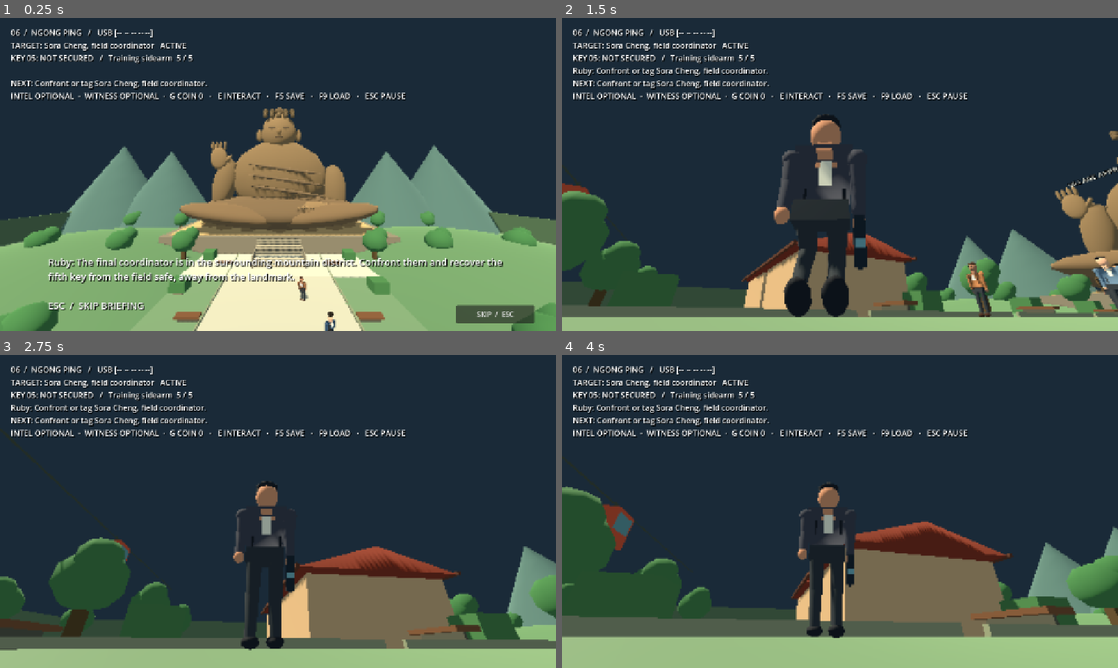
Above: before the commit, frames 1-4 (two rows, left to right).
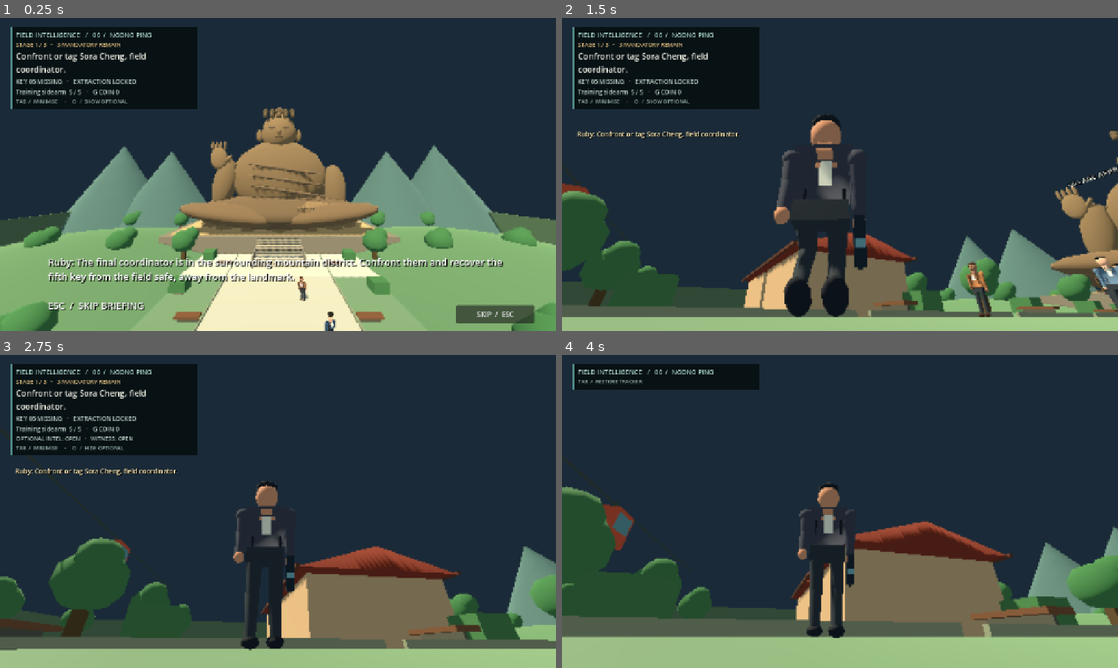
Above: after the commit, the same moments.

Repository: CoolgamerProXD/Stealty-Assasin-redesigned-computing-machine-Beta
Game: Godot game, scene res://scenes/mission_ngong_ping.tscn
Same seed, same stepped clock (60 frames per second), same inputs: the game is played once before the commit and once after it. This scene is started directly instead of the project's main scene.
Inputs (mouse positions are in pixels of both pictures, inside the frame that each line leads up to):
- Up to frame 1 (0.25 s): no input
- Up to frame 2 (1.5 s): click "SKIP / ESC" at 0.5 s; tap Enter at 1.25 s; move the mouse to (867, 174) at 1.27 s; hold W (move_forward) from 1.28 s (still down); hold C (crouch) from 1.28 s (still down); click (867, 174) at 1.42 s
- Up to frame 3 (2.75 s): keep holding W (move_forward); tap Tab at 1.55, 2.1 s; move the mouse to (250, 511) at 2.02 s; release C (crouch) at 2.03 s; click (250, 511) at 2.17 s; tap O at 2.3 s
- Up to frame 4 (4 s): keep holding W (move_forward); move the mouse to (851, 505) at 2.77 s; hold C (crouch) 2.78-3.53 s; tap O at 2.85 s; click (851, 505) at 2.92 s; move the mouse to (834, 517) at 3.52 s; right-click (834, 517) at 3.6 s; click (834, 517) at 3.67 s; tap Tab at 3.8 s

The runs differ from the first frame. In frame 1, 8.5% of the frame differs, in the area x 1-73%, y 2-30%; in frame 2, 8.7%; in frame 3, 9.6%, in the area x 1-73%, y 2-39%; in frame 4, 4.9%.

Commit message:
Replace Hong Kong objective text with compact intelligence tracker [windows]
Co-authored-by: arena-agent <297053741+arena-agent@users.noreply.github.com>

Diff:
--- a/scripts/missions/hong_kong_operation.gd
+++ b/scripts/missions/hong_kong_operation.gd
@@ -16,7 +16,7 @@
 var uniform_found: bool = false
 var intel_found: bool = false
 var exit_marker: Node3D
-var hud: Label
+var hud: Control
 var fps_label: Label
 var briefing: Label
 var skip_button: Button
@@ -182,14 +182,8 @@
 func _build_ui() -> void:
  var canvas := CanvasLayer.new()
  add_child(canvas)
- hud = Label.new()
+ hud = preload("res://scripts/ui/mission_tracker.gd").new()
  hud.position = Vector2(24,20)
- hud.size = Vector2(1200,220)
- hud.autowrap_mode = TextServer.AUTOWRAP_WORD_SMART
- hud.add_theme_font_size_override("font_size", 18)
- hud.add_theme_color_override("font_shadow_color", Color.BLACK)
- hud.add_theme_constant_override("shadow_offset_x", 2)
- hud.add_theme_constant_override("shadow_offset_y", 2)
  canvas.add_child(hud)
  fps_label = Label.new()
  fps_label.position = Vector2(1120,20)
@@ -317,7 +311,9 @@
 # intel never participate in this decision.
 func _next_objective() -> String:
  if not target_complete: return "Confront or tag " + str(config["target"]) + "."
- if not key_secured: return str(config["clue"])
+ if not key_secured:
+  if operation_id == "tung_chung" and target_complete: return "Recover Key 01 from the concourse."
+  return str(config["clue"])
  if operation_id == "tung_chung":
   if not escape_seen: return "Watch the courier's escape."
   if train_stage == "station": return "Walk through the open platform door to board the train."
@@ -357,14 +353,15 @@
   if train_contact and not train_contact_complete: train_contact.person.animate_motion(delta, 0.0)
  var entry := Campaign.progress.mission(operation_id)
  var key_id := str(entry.get("key_id", ""))
- var keys: Array[String] = []
- for i: int in range(1,6):
-  var id := "key_%02d" % i
-  keys.append("%02d" % i if Campaign.progress.recovered_keys.has(id) else "--")
+ var total := 5 if operation_id == "tung_chung" else 3
+ var remaining := int(not target_complete) + int(not key_secured) + 1
+ if operation_id == "tung_chung": remaining += int(train_stage == "station") + int(not train_contact_complete)
+ var current := total - remaining + 1
+ var extraction := "AVAILABLE" if remaining == 1 else "LOCKED"
  var equipment_text := Campaign.item_label(player.equipment.selected)
  if player.equipment.selected == "training_sidearm": equipment_text += "  %d / 5" % player.equipment.charges
  else: equipment_text += "  /  Q USE"
- hud.text = "%s   /   USB [%s]\nTARGET: %s   %s\n%s: %s   /   %s\n%s\nNEXT: %s\nINTEL %s  ·  WITNESS %s  ·  G COIN %d   ·   E INTERACT   ·   F5 SAVE   ·   F9 LOAD   ·   ESC PAUSE" % [entry.get("name", operation_id), " ".join(keys), config["target"], "COMPLETE" if target_complete else "ACTIVE", key_id.to_upper().replace("_", " "), "SECURED" if key_secured else "NOT SECURED", equipment_text, message, _next_objective(), "SECURED" if intel_found else "OPTIONAL", "SPOKEN" if witness_found else "OPTIONAL", player.equipment.coins_remaining]
+ hud.call("set_state", str(entry.get("name", operation_id)), "STAGE %d / %d   ·   %d MANDATORY REMAIN" % [current,total,remaining], _next_objective(), "%s %s   ·   EXTRACTION %s\n%s   ·   G COIN %d" % [key_id.to_upper().replace("_", " "), "SECURED" if key_secured else "MISSING", extraction, equipment_text, player.equipment.coins_remaining], "OPTIONAL INTEL: %s   ·   WITNESS: %s" % ["SECURED" if intel_found else "OPEN", "SPOKEN" if witness_found else "OPEN"], message)
  reticle.visible = player.aiming and not intro_active and not extraction_active
  fps_label.visible = bool(Campaign.settings["show_fps"])
  if fps_label.visible: fps_label.text = "%d FPS" % Engine.get_frames_per_second()
--- /dev/null
+++ b/scripts/ui/mission_tracker.gd
@@ -0,0 +1,102 @@
+extends Control
+## Compact mission intelligence tracker. Tab minimizes; O toggles optional
+## objectives. Notifications expire independently of the persistent tracker.
+var panel: PanelContainer
+var heading: Label
+var stage: Label
+var objective: Label
+var status: Label
+var optional: Label
+var hint: Label
+var notice: Label
+var collapsed := false
+var show_optional := false
+var last_notice := ""
+var notice_remaining := 0.0
+
+func _ready() -> void:
+ size = Vector2(450, 285)
+ mouse_filter = Control.MOUSE_FILTER_IGNORE
+ panel = PanelContainer.new()
+ panel.position = Vector2.ZERO
+ panel.size = Vector2(430, 0)
+ var style := StyleBoxFlat.new()
+ style.bg_color = Color(0.025,0.055,0.065,0.90)
+ style.border_color = Color(0.34,0.58,0.57,0.9)
+ style.border_width_left = 3
+ style.content_margin_left = 12
+ style.content_margin_right = 12
+ style.content_margin_top = 8
+ style.content_margin_bottom = 8
+ panel.add_theme_stylebox_override("panel",style)
+ add_child(panel)
+ var stack := VBoxContainer.new()
+ stack.custom_minimum_size.x = 402
+ stack.add_theme_constant_override("separation", 3)
+ panel.add_child(stack)
+ heading = _label(stack, 15, Color(0.66,0.82,0.78))
+ stage = _label(stack, 13, Color(0.84,0.72,0.48))
+ objective = _label(stack, 19, Color(0.96,0.96,0.91))
+ objective.autowrap_mode = TextServer.AUTOWRAP_WORD_SMART
+ status = _label(stack, 14, Color(0.75,0.83,0.80))
+ status.autowrap_mode = TextServer.AUTOWRAP_WORD_SMART
+ optional = _label(stack, 13, Color(0.68,0.76,0.73))
+ optional.autowrap_mode = TextServer.AUTOWRAP_WORD_SMART
+ hint = _label(stack, 12, Color(0.60,0.70,0.67))
+ notice = Label.new()
+ notice.position = Vector2(10,235)
+ notice.size = Vector2(430,45)
+ notice.autowrap_mode = TextServer.AUTOWRAP_WORD_SMART
+ notice.add_theme_font_size_override("font_size", 15)
+ notice.add_theme_color_override("font_color", Color(0.98,0.90,0.69))
+ notice.add_theme_color_override("font_shadow_color", Color.BLACK)
+ notice.add_theme_constant_override("shadow_offset_x", 2)
+ notice.add_theme_constant_override("shadow_offset_y", 2)
+ add_child(notice)
+
+func _label(parent: Node, font_size: int, color: Color) -> Label:
+ var label := Label.new()
+ label.add_theme_font_size_override("font_size",font_size)
+ label.add_theme_color_override("font_color",color)
+ parent.add_child(label)
+ return label
+
+func _unhandled_input(event: InputEvent) -> void:
+ if not is_visible_in_tree(): return
+ if event is InputEventKey and event.pressed and not event.echo:
+  if event.keycode == KEY_TAB:
+   collapsed = not collapsed
+   _visibility()
+   get_viewport().set_input_as_handled()
+  elif event.keycode == KEY_O:
+   show_optional = not show_optional
+   _visibility()
+   get_viewport().set_input_as_handled()
+
+func _visibility() -> void:
+ stage.visible = not collapsed
+ objective.visible = not collapsed
+ status.visible = not collapsed
+ optional.visible = not collapsed and show_optional
+ hint.text = "TAB  /  RESTORE TRACKER" if collapsed else ("TAB  /  MINIMISE     ·     O  /  HIDE OPTIONAL" if show_optional else "TAB  /  MINIMISE     ·     O  /  SHOW OPTIONAL")
+ # Container sizes can grow when optional text is shown; shrink them again.
+ panel.size.y = 0
+
+func set_state(title: String, stage_text: String, objective_text: String, status_text: String, optional_text: String, message: String) -> void:
+ heading.text = "FIELD INTELLIGENCE   /   " + title.to_upper()
+ stage.text = stage_text
+ objective.text = objective_text
+ status.text = status_text
+ optional.text = optional_text
+ if message != last_notice:
+  last_notice = message
+  if not message.is_empty():
+   notice.text = message
+   notice_remaining = 5.0
+ _visibility()
+
+func _process(delta: float) -> void:
+ notice_remaining = maxf(0.0,notice_remaining-delta)
+ notice.visible = notice_remaining > 0.0 and not collapsed
+ notice.modulate.a = minf(1.0,notice_remaining)
+ notice.position.x = 10.0 + maxf(0.0, 5.0-notice_remaining) * 2.0 if notice_remaining > 4.5 else 10.0
--- a/tests/hong_kong_campaign_test.gd
+++ b/tests/hong_kong_campaign_test.gd
@@ -173,6 +173,20 @@
    world.call("_process", 0.0)
    check((world.get("fps_label") as Label).visible, "FPS setting appears in Hong Kong HUD")
    service.settings["show_fps"] = old_fps
+   var tracker: Control = world.get("hud")
+   check((tracker.get("stage") as Label).text.contains("MANDATORY REMAIN") and (tracker.get("status") as Label).text.contains("EXTRACTION LOCKED"), "tracker shows mandatory progress and extraction state")
+   var optional_key := InputEventKey.new()
+   optional_key.keycode = KEY_O
+   optional_key.pressed = true
+   tracker.call("_unhandled_input", optional_key)
+   check((tracker.get("optional") as Label).visible, "optional tracker details can be expanded")
+   var tab_key := InputEventKey.new()
+   tab_key.keycode = KEY_TAB
+   tab_key.pressed = true
+   tracker.call("_unhandled_input", tab_key)
+   check(not (tracker.get("objective") as Label).visible, "tracker can be minimized")
+   tracker.call("_unhandled_input", tab_key)
+   check((tracker.get("objective") as Label).visible, "tracker can be restored")
   # Walk from the actual deployment point to each target with fixed inputs.
   # Background agents are frozen/temporarily non-colliding to isolate world
   # geometry; this does not claim crowd navigation or a human playthrough.
--- a/tests/hong_kong_capture_test.gd
+++ b/tests/hong_kong_capture_test.gd
@@ -58,7 +58,7 @@
   world.call("_end_intro")
   var player: HotelPlayer = world.get("player")
   check(player.camera.current and player.is_physics_processing(), id + " gameplay camera resumes")
-  check(root.get_visible_rect().encloses((world.get("hud") as Label).get_global_rect()), id + " objective HUD fits at 720p")
+  check(root.get_visible_rect().encloses((world.get("hud") as Control).get_global_rect()), id + " objective HUD fits at 720p")
   if id == "tung_chung":
    var target: HotelNpc = world.get("target")
    var people: Array[HotelNpc] = world.get("npc_list")
